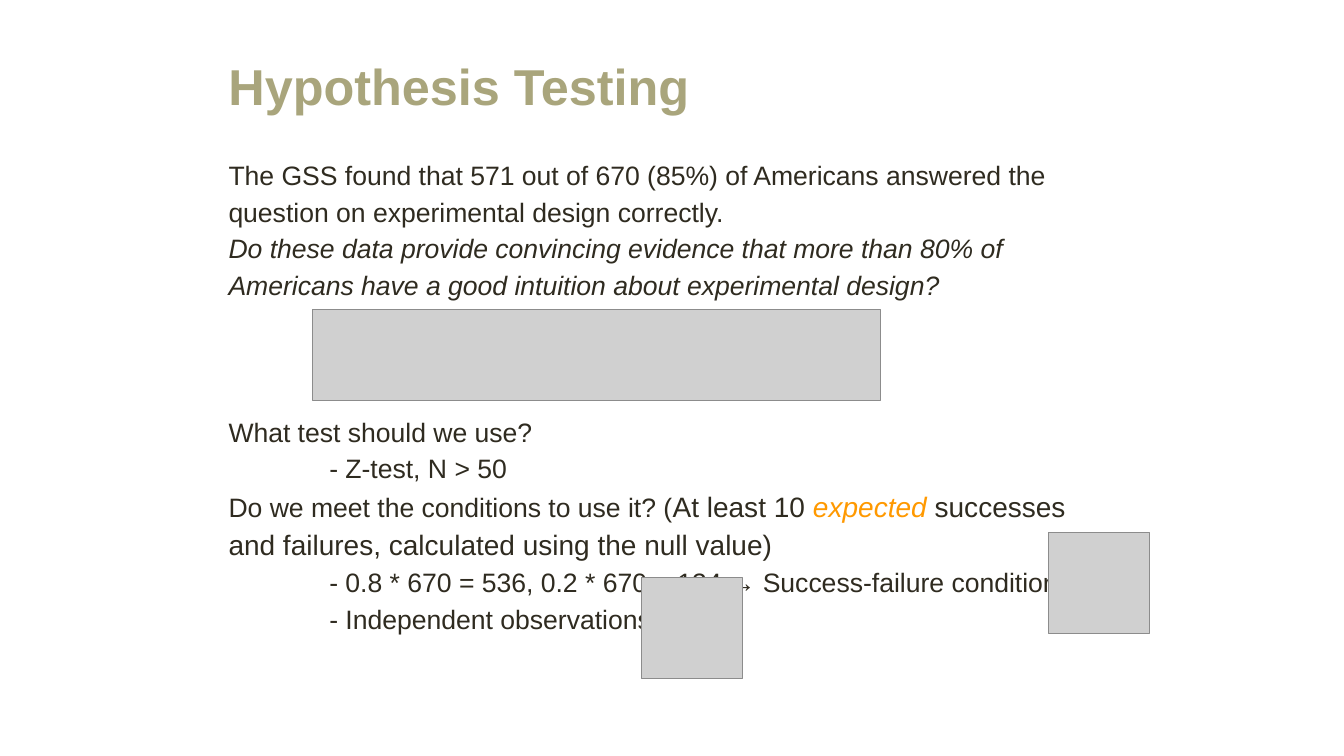
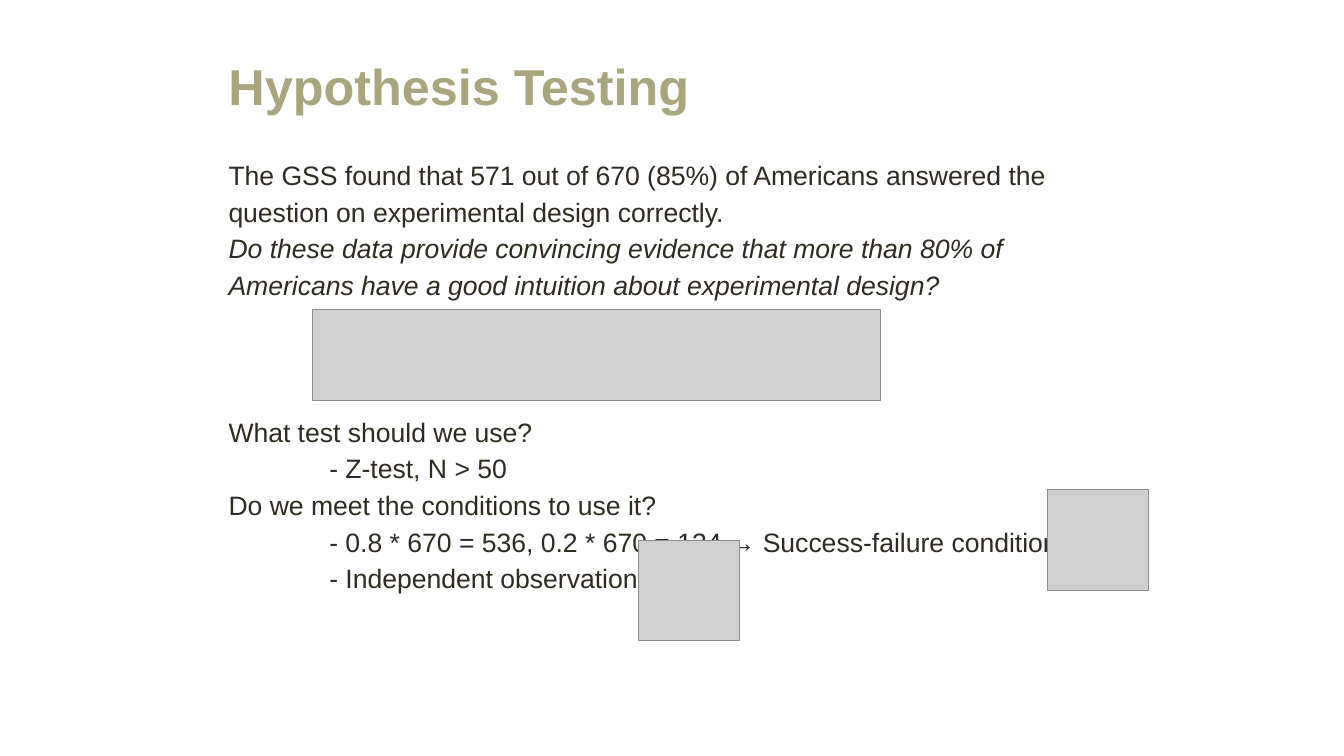
Before and after one commit to amosca01/MATH108-F23, a slide deck: slide 42 of slides/15-single-proportion.pptx. Drawn at 1344x756 pixels with LibreOffice and Linux fonts; fonts in the diff are those of the drawing; grey boxes stand for pictures. Boxes give left, top, right and bottom in pixels: in the first picture for what was removed or moved away, otherwise in the second. Text is boxed around its words. In the diff, an @@ line names an element or a change of style, - is before the commit and + after.

```diff
--- a/slides/15-single-proportion.pptx
+++ b/slides/15-single-proportion.pptx
@@ text at [229,495,656,516]: text changed; size 20 to 19 pt @@
-Do we meet the conditions to use it? (At least 10 expected successes and failures, calculated using the null value)
+Do we meet the conditions to use it?
@@ picture: place and size @@
-picture at [1049,532,1149,633]
+picture at [1048,490,1148,591]
@@ picture: place and size @@
-picture at [642,578,743,679]
+picture at [639,540,740,641]
```
Also in this commit, not shown: 4 other files.
